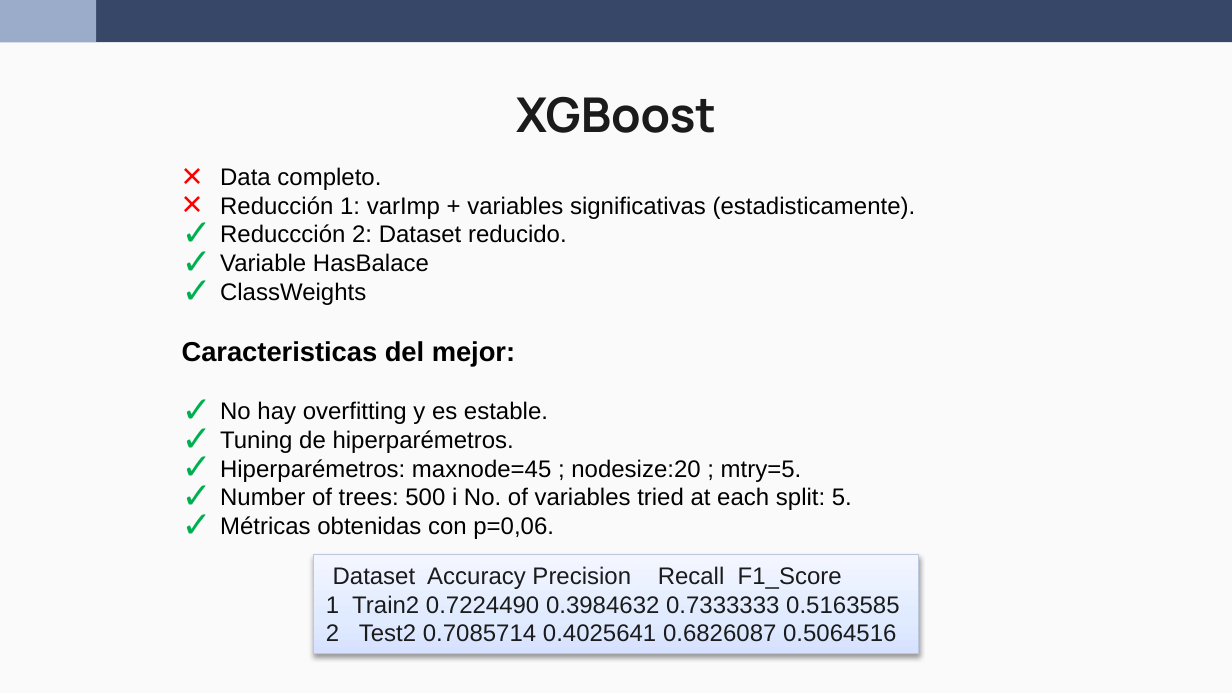
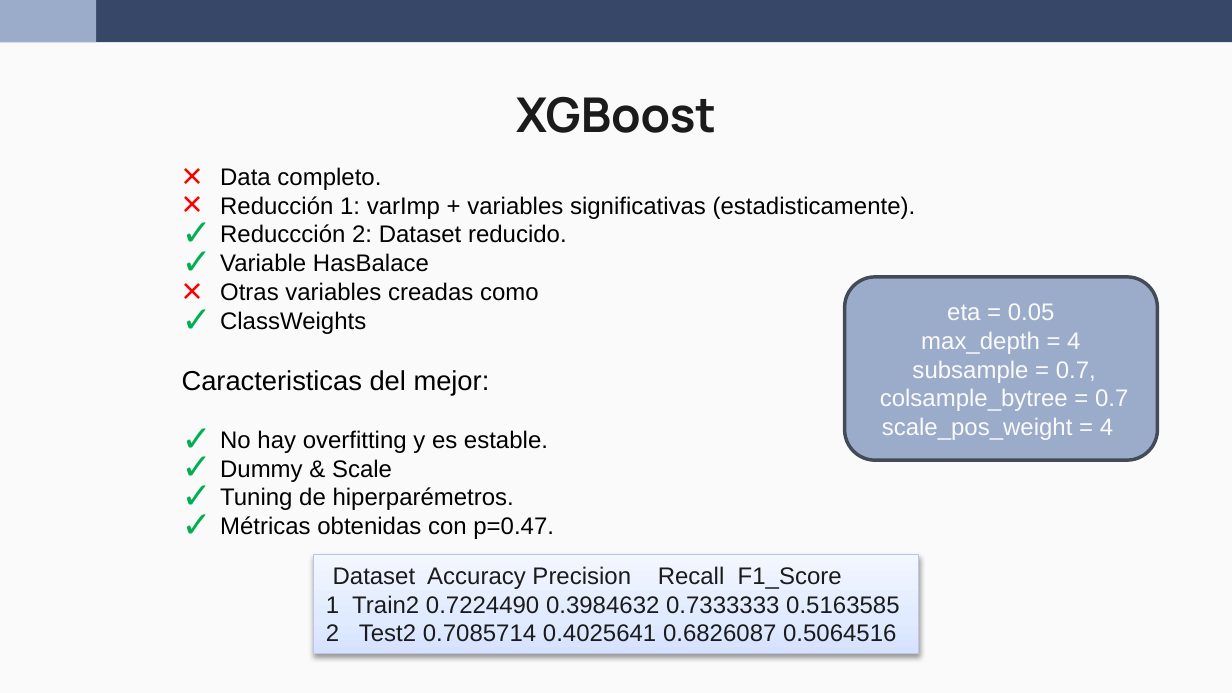
Before and after one commit to wen2111/Mineria, a slide deck: slide 8 of Entrega_2/00.REPORTE/Reporte_Grupo5_new.pptx. Drawn at 1232x693 pixels with LibreOffice and Linux fonts; fonts in the diff are those of the drawing. Boxes give left, top, right and bottom in pixels: in the first picture for what was removed or moved away, otherwise in the second. Text is boxed around its words. In the diff, an @@ line names an element or a change of style, - is before the commit and + after.

```diff
--- a/Entrega_2/00.REPORTE/Reporte_Grupo5_new.pptx
+++ b/Entrega_2/00.REPORTE/Reporte_Grupo5_new.pptx
@@ text at box(220, 282, 539, 301): paragraph added @@
+× Otras variables creadas como
@@ rounded rectangle added at box(845, 277, 1158, 461), fill #9BACCA, outline #444B59 2 pt, 14 pt, text #FAFAFA @@
+eta = 0.05
+max_depth = 4
+subsample = 0.7,
+colsample_bytree = 0.7 scale_pos_weight = 4
@@ text at box(182, 370, 490, 395): bold off in "Caracteristicas del mejor:" @@
@@ text at box(220, 459, 392, 482): paragraph added @@
+✓ Dummy & Scale
@@ text at box(220, 516, 554, 539): text changed @@
-✓ Hiperparémetros: maxnode=45 ; nodesize:20 ; mtry=5.
-✓ Number of trees: 500 i No. of variables tried at each split: 5.
-✓ Métricas obtenidas con p=0,06.
+✓ Métricas obtenidas con p=0.47.
```
